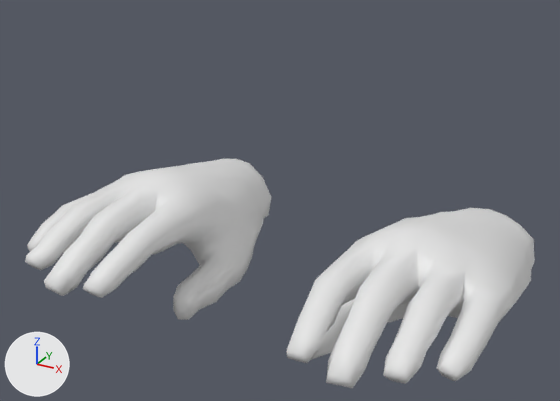
Two versions of the Blender file BlenderSource/SK_CharacterHands_Rig_Anims.blend, one commit apart.
The view is the same before and after, from a 50 mm camera at (2.02, -3.54, 2.15) aimed at (-0.1, 0.31, 0.23). The lights are fixed; the arrows at lower left show +X, +Y and +Z.

Names of what the first picture shows: 'Hands_Neutral'.
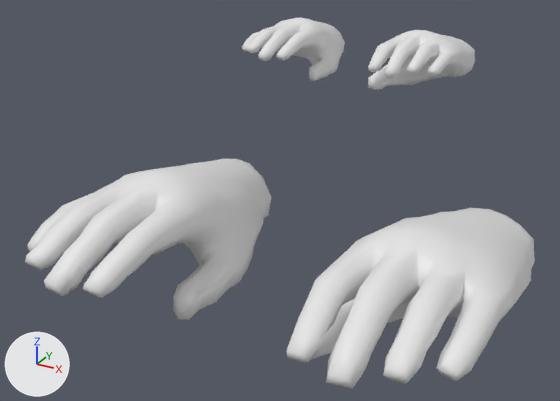
Commit message: Added new small hands for flickershot ability

What changed in the scene script:
```text
Add ob_hands_neutral_001:
    ob_hands_neutral_001 = bpy.data.objects.new('Hands_Neutral.001', me_realistic_white_male_low_poly_006.copy())  # the mesh of ob_hands_neutral
    ob_hands_neutral_001.location = (0.0, 1.122, 1.005)
    ob_hands_neutral_001.rotation_euler = (-0.0135, 0.0, 0.0)  # degrees (-0.8, 0, 0)
    ob_hands_neutral_001.scale = (0.5, 0.5, 0.5)
```

Pixel boxes (x1, y1, x2, y2) of what changed, in the pictures (560 x 401 px):
'Hands_Neutral.001', added
    after: (242, 18, 475, 90)
